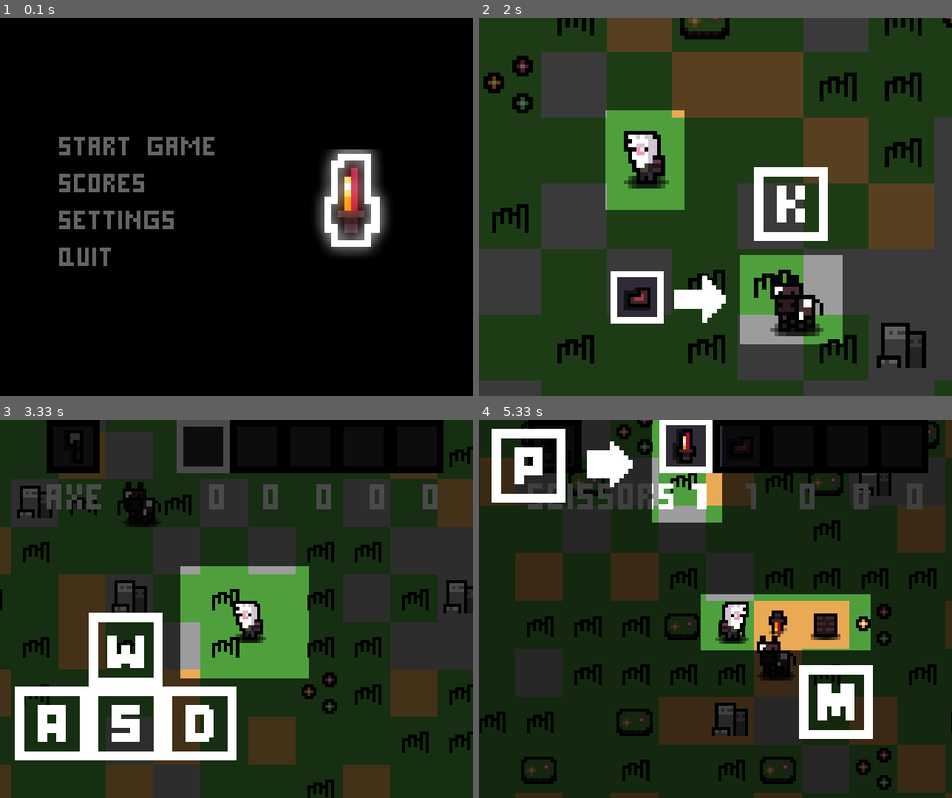
Above: before the commit, frames 1-4 (two rows, left to right).
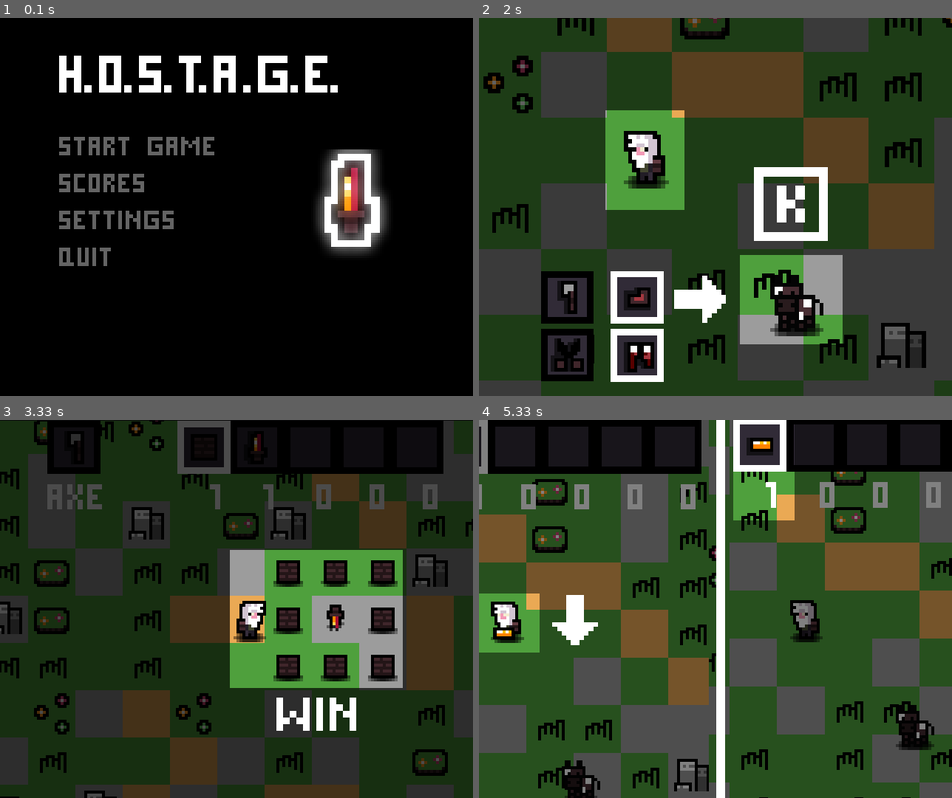
Above: after the commit, the same moments.

Repository: evilrise7/hostage
Game: pygame game, started from yandexpygame.py
Same seed, same stepped clock (60 frames per second), same inputs: the game is played once before the commit and once after it.
Inputs (mouse positions are in pixels of both pictures, inside the frame that each line leads up to):
- Up to frame 1 (0.1 s): no input
- Up to frame 2 (2 s): click "Start Game" at 0.38 s; click (696, 222) at 0.72 s; click (762, 290) at 1.05 s; click (890, 339) at 1.38 s; click (601, 131) at 1.72 s
- Up to frame 3 (3.33 s): click (236, 654) at 2.05 s; click (170, 529) at 2.38 s; click (402, 707) at 2.72 s; click (85, 646) at 3.05 s
- Up to frame 4 (5.33 s): click (578, 537) at 3.38 s; click (601, 677) at 3.72 s; click (885, 695) at 4.05 s; click (573, 748) at 4.38 s; click (568, 631) at 4.72 s; click (743, 714) at 5.05 s

The runs differ from the first frame. In frame 1, 2.6% of the frame differs, in the area x 12-72%, y 9-20%; in frame 2, 4.5%; in frame 3, 54%; in frame 4, 94%, in the area x 0-100%, y 0-100%.

Commit message:
Добавлен типа логотип и правки в туториал

Diff:
--- a/yandexpygame.py
+++ b/yandexpygame.py
@@ -20,7 +20,8 @@
 screen = pg.display.set_mode((640, 512))
 pg.key.set_repeat(500, 10)
 
-# Два варианта текста, которых достаточно для оформления меню
+# Три варианта текста, которых достаточно для оформления меню
+logo_text = pg.font.Font('cyr.ttf', 72)
 menu_text = pg.font.Font('cyr.ttf', 36)
 start_menu_text = pg.font.Font('cyr.ttf', 48)
 
@@ -191,6 +192,8 @@
         pg.mouse.set_visible(True)  # Сделать мышь видимой
 
     def run(self):
+        game_logo_text = logo_text.render("H.O.S.T.A.G.E.",
+                                          0, (255, 255, 255))
         enable_sfx()  # Проверка Вкл/Выкл звуковых эффектов
         # Начать игру, Результаты, Настройки и Выход
         start_game = menu_text.render("Start Game", 0, (100, 100, 100))
@@ -267,6 +270,7 @@
             screen.blit(record_txt, (80, 200))
             screen.blit(settings_txt, (80, 250))
             screen.blit(exit_txt, (80, 300))
+            screen.blit(game_logo_text, (80, 30))
             # Обновление кадра
             pg.display.flip()
         # Выход из игры
@@ -482,7 +486,7 @@
 
                 if event.type == pg.MOUSEBUTTONDOWN:
                     # Переключение слайдов
-                    if self.slide < 7:
+                    if self.slide < 9:
                         # Конечный слайд заменяется на первый
                         self.slide += 1
                     else:
Binary file changed: sprites/t4.png
Binary file added: sprites/t8.png
Binary file added: sprites/t9.png
